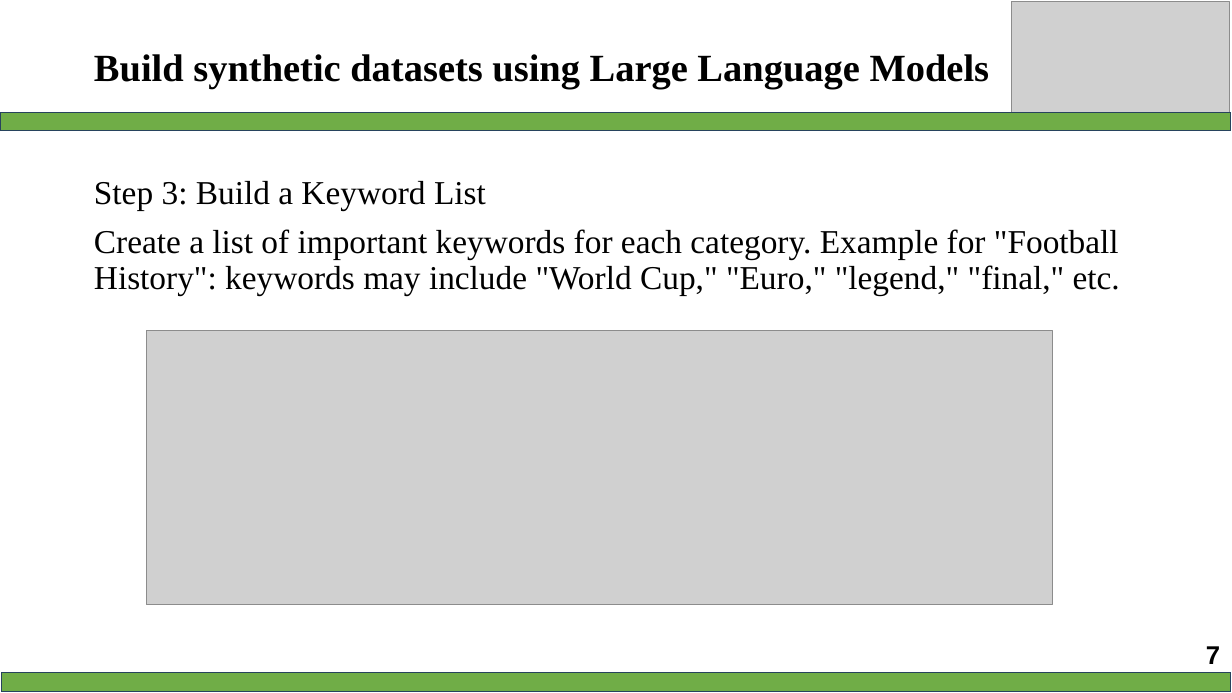
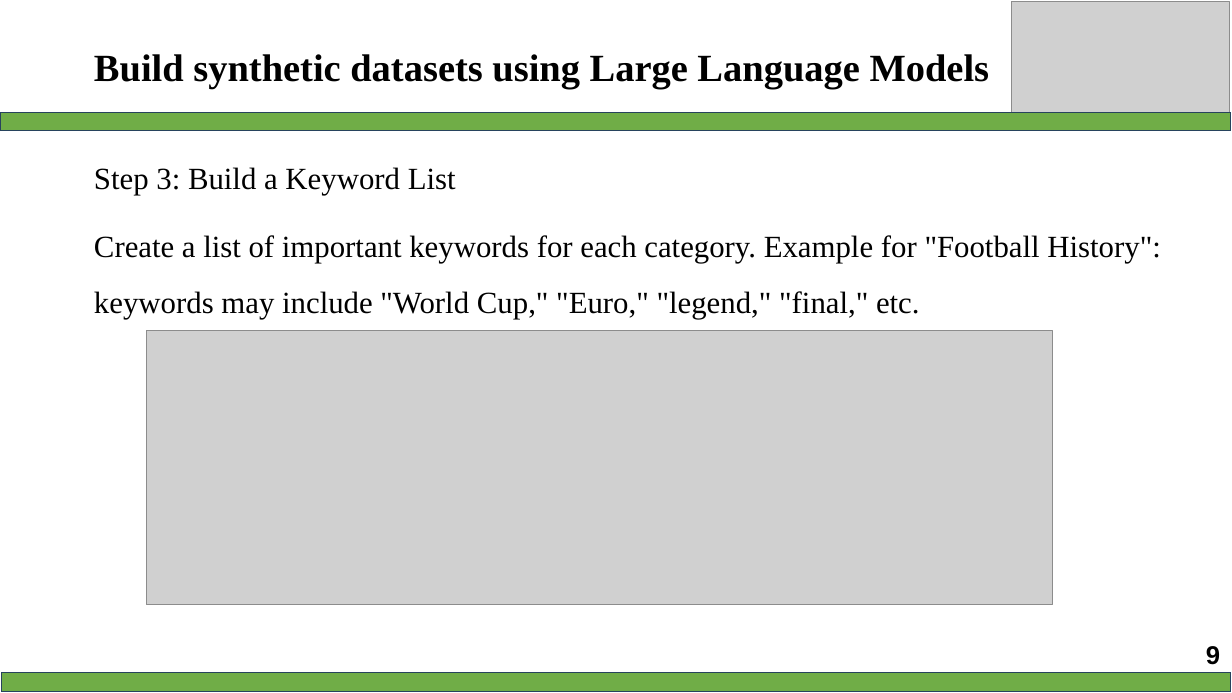
Before and after one commit to AmbiguousTimekeepr/midterm_NLP-with-RAG-, a slide deck: slide 9 of 522H0138_522H0092.pptx (slide 7 before the commit). Drawn at 1232x693 pixels with LibreOffice and Linux fonts; fonts in the diff are those of the drawing; grey boxes stand for pictures. Boxes give left, top, right and bottom in pixels: in the first picture for what was removed or moved away, otherwise in the second. Text is boxed around its words. In the diff, an @@ line names an element or a change of style, - is before the commit and + after.

```diff
--- a/522H0138_522H0092.pptx
+++ b/522H0138_522H0092.pptx
@@ text "Step 3: Build a Keyword ...": place and size @@
-text "Step 3: Build a Keyword ..." at (94, 181, 1120, 295)
+text "Step 3: Build a Keyword ..." at (94, 167, 1160, 319)
@@ text "Step 3: Build a Keyword ..." at (94, 167, 1160, 319): size 26 to 24 pt; line spacing 0.9 to 1.5 @@
@@ page number at (1206, 646, 1220, 665): text changed @@
-7
+9
```
Also in this commit, not shown: 19 other slides changed, 6 slides added, 2 slides removed.
